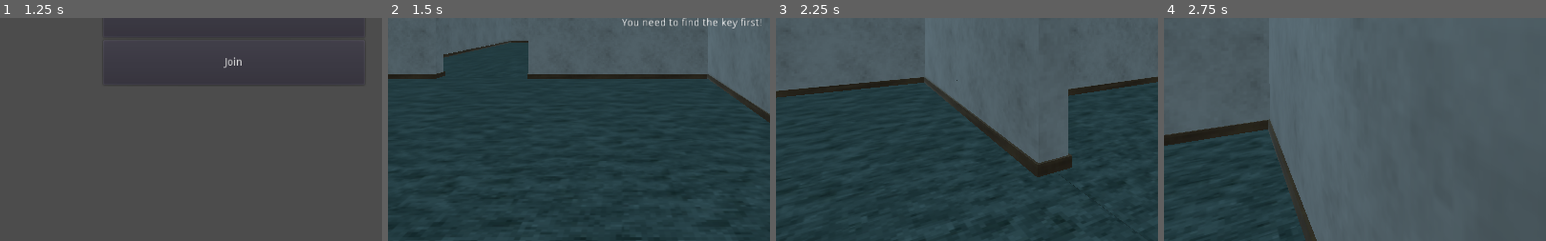
Above: before the commit, frames 1-4 (left to right).
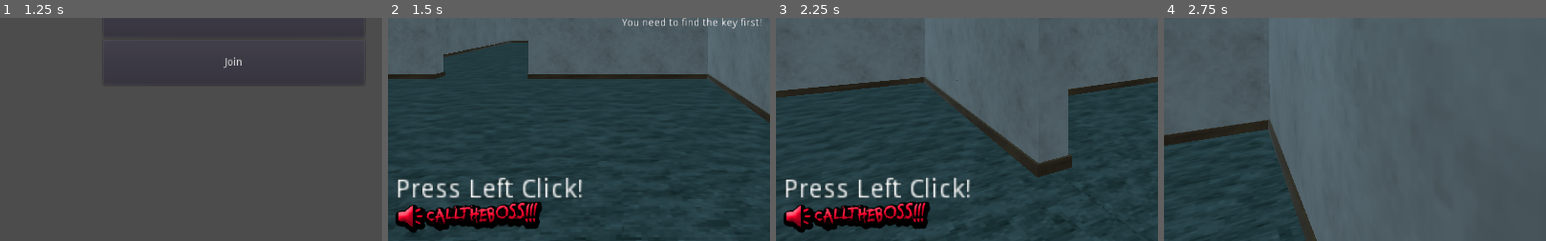
Above: after the commit, the same moments.

Repository: Xwilarg/EscapeTheCrunch
Game: Godot game, scene res://Resources/Scenes/FPSController.tscn
Two runs of this game, one before a commit and one after it. Both use one fixed random seed, a clock stepped at 60 frames per second and the inputs below.
Inputs (mouse positions are % of the whole screen's width and height, from its top left):
- Up to frame 1 (1.25 s): click (50, 37) at 0.52 s; type "12" at 0.6 s; click (50, 42) at 0.75 s; type "12" at 0.83 s
- Up to frame 2 (1.5 s): click "Host" at 1.25 s
- Up to frame 3 (2.25 s): tap Enter at 2 s; move the mouse to (55, 50) at 2.02 s; hold W (move_forward) from 2.03 s (still down); hold E (action) from 2.03 s (still down)
- Up to frame 4 (2.75 s): keep holding W (move_forward); keep holding E (action); click (55, 50) at 2.3 s
The pictures show only the part of the screen within x 19-69%, y 50-100%; the shares and areas given below are measured in that part.

Frame 1 is identical in both runs. In frame 2, 5.4% of the frame differs, in the area x 2-51%, y 71-97%; in frame 3, 5.4%; in frame 4, less than 0.1%.

Commit message:
Add call power

Diff:
--- a/Resources/Scenes/Player.tscn
+++ b/Resources/Scenes/Player.tscn
@@ -1,9 +1,10 @@
-[gd_scene load_steps=6 format=2]
+[gd_scene load_steps=7 format=2]
 
 [ext_resource path="res://Resources/Scenes/PlayerController.gd" type="Script" id=1]
 [ext_resource path="res://Resources/BGM/Spooky_office_-_SHGJ.mp3" type="AudioStream" id=2]
 [ext_resource path="res://Resources/BGM/Spooky_Chase_-_SHGJ.mp3" type="AudioStream" id=3]
 [ext_resource path="res://Resources/Assets/UI/interface_boost.png" type="Texture" id=4]
+[ext_resource path="res://Resources/Assets/UI/interface_calltheboss.png" type="Texture" id=5]
 
 [sub_resource type="CapsuleShape" id=3]
 
@@ -53,3 +54,22 @@
 margin_bottom = -49.2
 rect_scale = Vector2( 5, 5 )
 text = "Press Shift!"
+
+[node name="Call" type="TextureRect" parent="."]
+anchor_left = 0.203
+anchor_top = 0.83
+anchor_right = 1.0
+anchor_bottom = 1.0
+margin_top = 47.824
+margin_right = -650.0
+margin_bottom = 98.624
+rect_scale = Vector2( 0.5, 0.5 )
+texture = ExtResource( 5 )
+
+[node name="Label" type="Label" parent="Call"]
+margin_left = 2.0
+margin_top = -63.2
+margin_right = 73.0
+margin_bottom = -49.2
+rect_scale = Vector2( 5, 5 )
+text = "Press Left Click!"
--- a/Resources/Scenes/PlayerController.gd
+++ b/Resources/Scenes/PlayerController.gd
@@ -9,8 +9,10 @@
 
 export var sprintCooldownRef = 6.0
 export var sprintDuration = 2.0
+export var callCooldownRef = 8.0
 
 var sprintCooldown = 0
+var callCooldown = 0
 var sprintDurationTimer = 0
 
 var door: Object
@@ -20,6 +22,7 @@
 var currentKey: bool = false;
 
 var sprintUI: Object
+var callUI: Object
 
 var bgmCalm: Object
 var bgmChase: Object
@@ -35,6 +38,7 @@
 func _ready():
 	door = get_node("../NavigationMeshInstance/World/Map/Door")
 	sprintUI = get_node("Sprint")
+	callUI = get_node("Call")
 	bgmCalm = get_node("BGMCalm")
 	bgmChase = get_node("BGMChase")
 	bgmCalm.play()
@@ -63,16 +67,28 @@
 		label.hide()
 		safeTarget = null
 		sprintUI.hide()
+		callUI.hide()
 	if Input.is_action_pressed("sprint") and !currentKey and sprintCooldown <= 0.0:
 		sprintDurationTimer = sprintDuration
 		sprintCooldown = sprintCooldownRef + sprintDuration
 		sprintUI.hide()
+	if Input.is_action_pressed("call") and !currentKey and callCooldown <= 0.0:
+		var center = get_viewport().size/2
+		var from = $Camera.project_ray_origin(center)
+		var to = from + $Camera.project_ray_normal(center) * 100
+		var result = get_world().direct_space_state.intersect_ray(from, to)
+		if result:
+			Network.boss_target(result.position)
+			callCooldown = callCooldownRef
+			callUI.hide()
 
 func lose_badge():
 	if currentKey:
 		currentKey = false;
 		if sprintCooldown <= 0.0:
 			sprintUI.show()
+		if callCooldown <= 0.0:
+			callUI.show()
 		Network.drop_badge(Network.playerID);
 
 func _physics_process(delta):
@@ -82,6 +98,10 @@
 		sprintCooldown -= delta
 		if sprintCooldown <= 0.0 and !currentKey:
 			sprintUI.show()
+	if callCooldown > 0.0:
+		callCooldown -= delta
+		if callCooldown <= 0.0 and !currentKey:
+			callUI.show()
 
 	label.hide()
 
--- a/project.godot
+++ b/project.godot
@@ -88,6 +88,11 @@
 "events": [ Object(InputEventKey,"resource_local_to_scene":false,"resource_name":"","device":0,"alt":false,"shift":false,"control":false,"meta":false,"command":false,"pressed":false,"scancode":0,"physical_scancode":16777237,"unicode":0,"echo":false,"script":null)
  ]
 }
+call={
+"deadzone": 0.5,
+"events": [ Object(InputEventMouseButton,"resource_local_to_scene":false,"resource_name":"","device":-1,"alt":false,"shift":false,"control":false,"meta":false,"command":false,"button_mask":0,"position":Vector2( 0, 0 ),"global_position":Vector2( 0, 0 ),"factor":1.0,"button_index":1,"pressed":false,"doubleclick":false,"script":null)
+ ]
+}
 
 [physics]
 
Binary file added: Resources/Assets/UI/interface_calltheboss.png
Not shown, added: Resources/Assets/UI/interface_calltheboss.png.import
